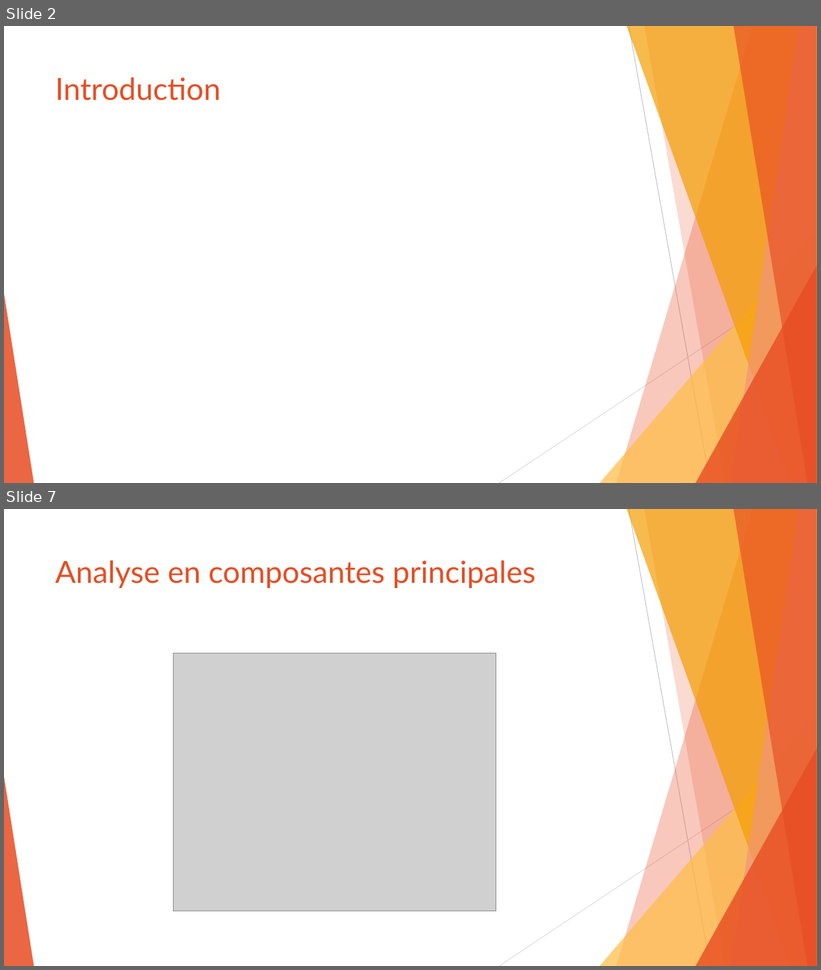
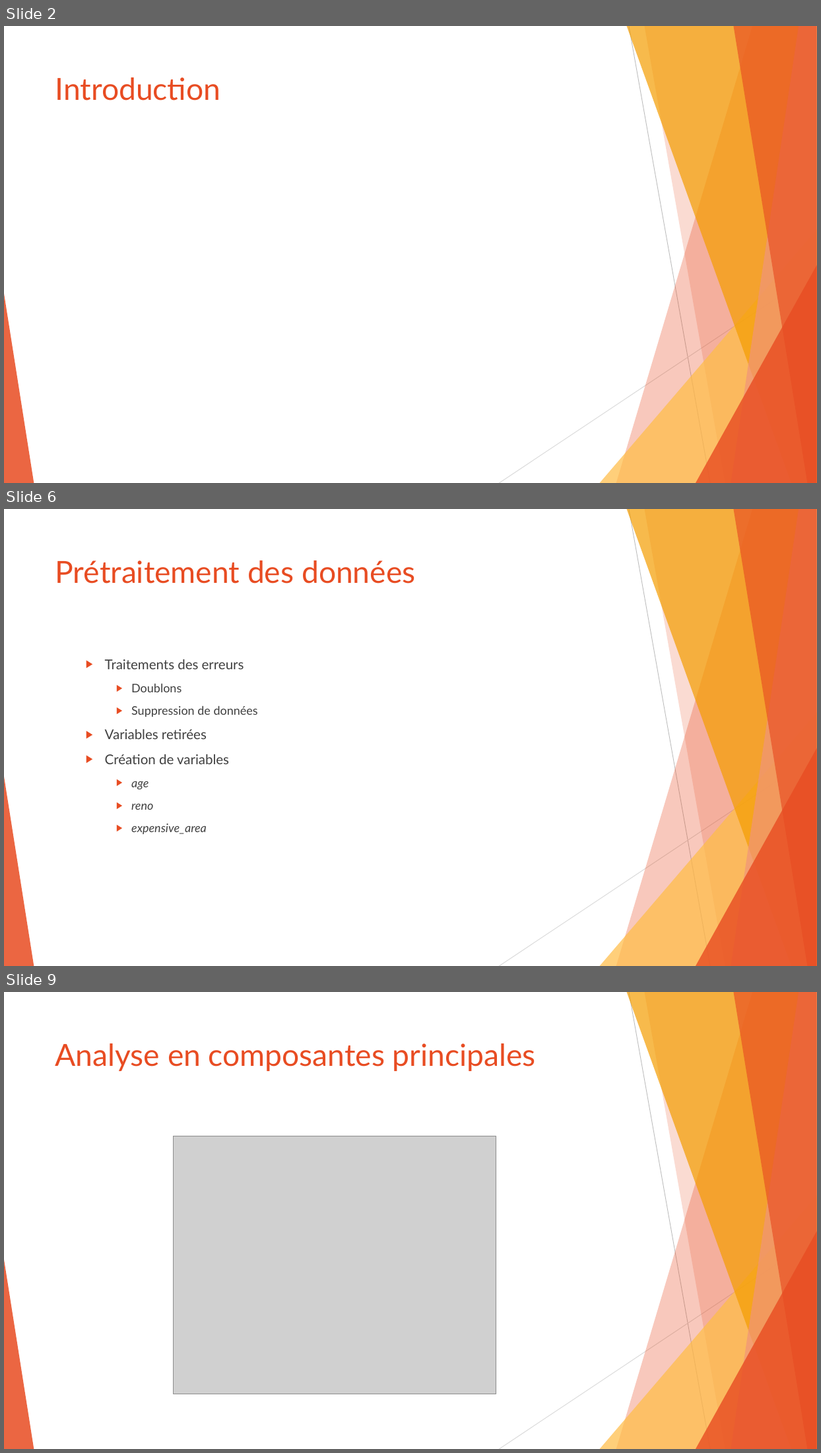
Before and after one commit to SamuelProvencher/TP-Apprentissage, a slide deck: PP.pptx. Shown one above the other, each under a label of ours: slides 2 and 7 before the commit, slides 2, 6 and 9 after it; the slides between them are not shown. The pictures are 821x970 and 821x1453 pixels, drawn with LibreOffice and Linux fonts; fonts in the diff are those of the drawing; grey boxes stand for pictures. Boxes give left, top, right and bottom in pixels: in the first picture for what was removed or moved away, otherwise in the second. Text is boxed around its words. In the diff, an @@ line names an element or a change of style, - is before the commit and + after.

```diff
--- a/PP.pptx
+++ b/PP.pptx
@@ slide 6 added at box(4, 509, 817, 966), background #FFFFFF; not listed: 10 template elements that a slide beside it also shows @@
@@ title added at box(55, 560, 415, 584), 36 pt, text #E84C22 @@
+Prétraitement des données
@@ text added at box(105, 659, 258, 834), 16 pt, text #404040 @@
+  ▶ Traitements des erreurs
+    ▶ Doublons
+    ▶ Suppression de données
+  ▶ Variables retirées
+  ▶ Création de variables
+    ▶ age
+    ▶ reno
+    ▶ expensive_area
@@ what was slide 7 is now slide 9 @@
```
Also in this commit, not shown: 6 slides changed, 2 other slides added, 1 slide removed, 3 other files.
